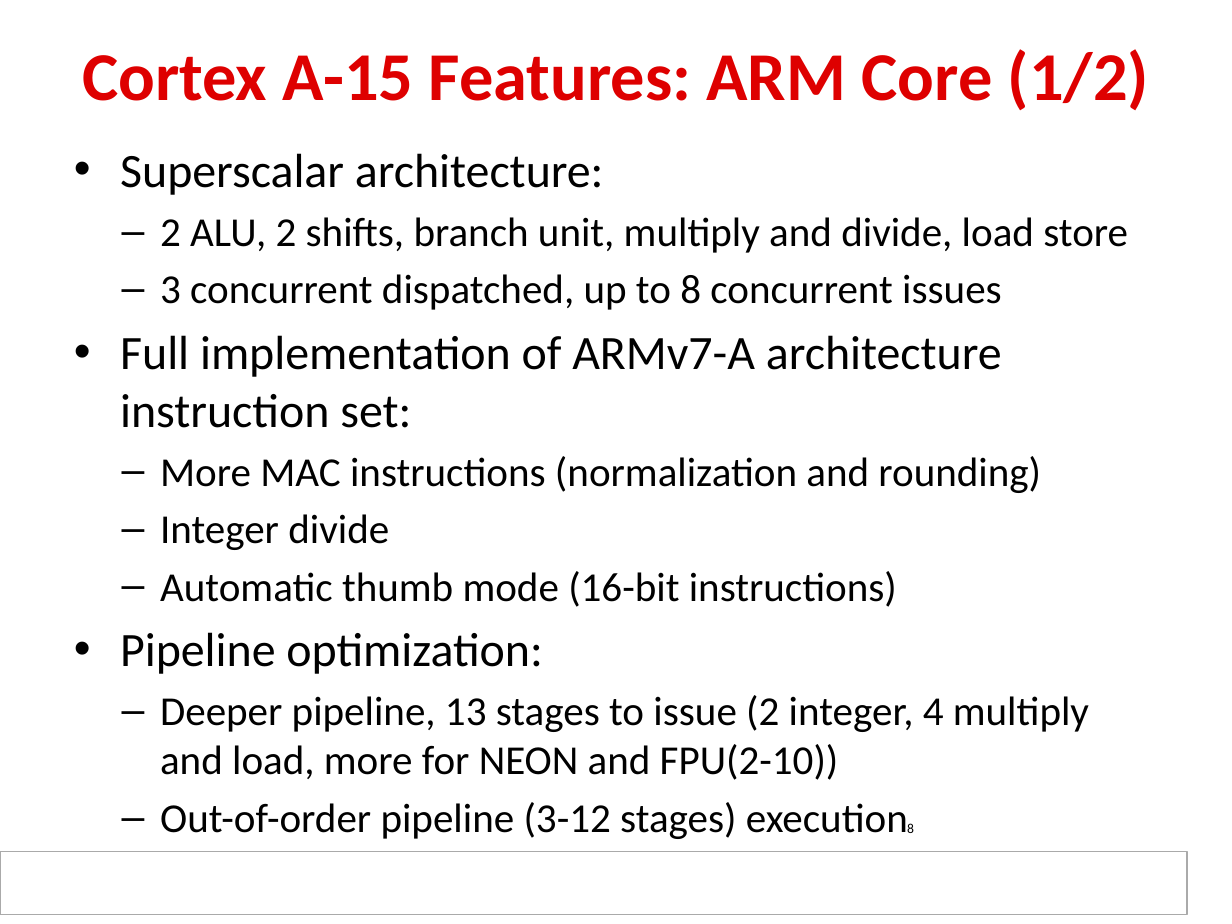
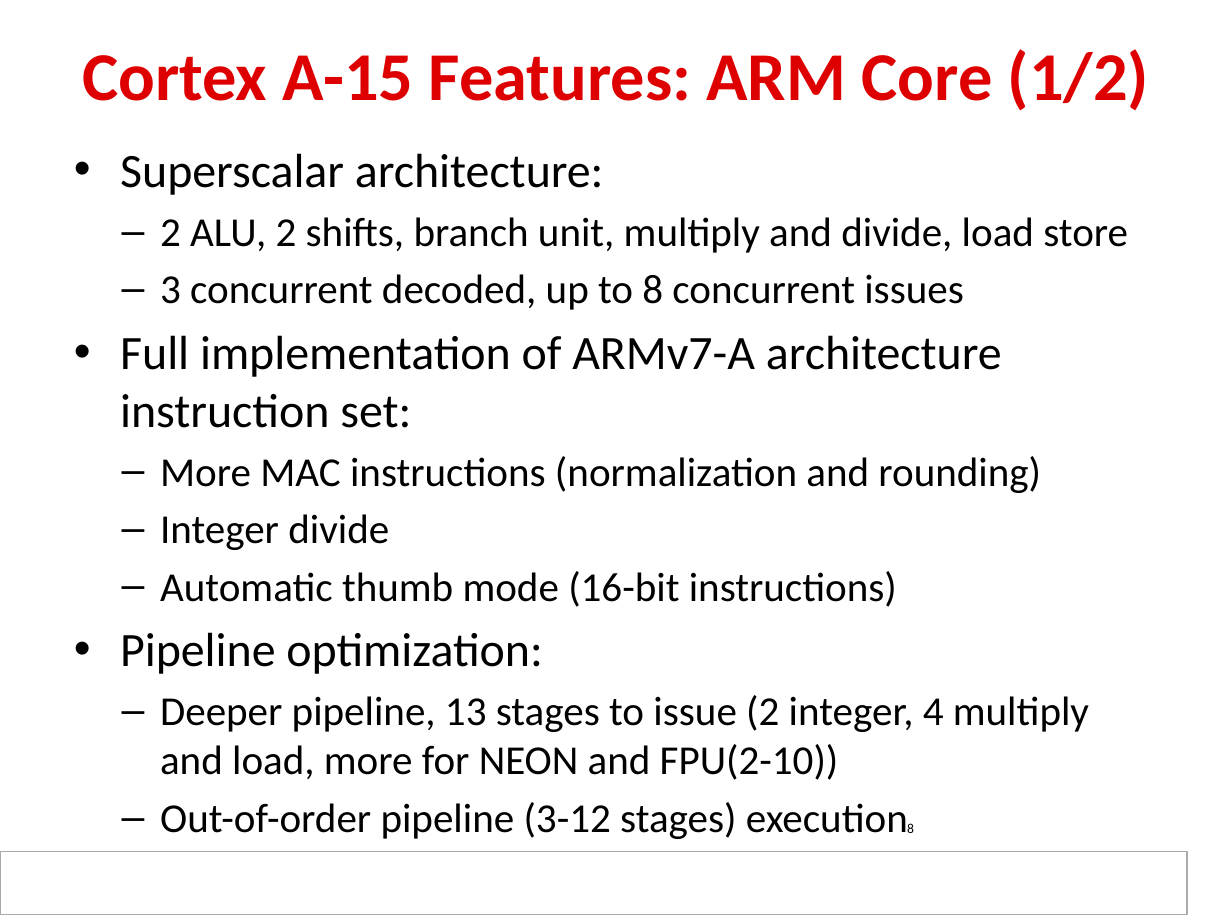
Before and after one commit to hari1989/keystone-workshop, a slide deck: slide 8 of slides/KeyStone ARM A15 CorePac.pptx. Drawn at 1232x924 pixels with LibreOffice and Linux fonts; fonts in the diff are those of the drawing; background and template pictures are left out. Boxes give left, top, right and bottom in pixels: in the first picture for what was removed or moved away, otherwise in the second. Text is boxed around its words. In the diff, an @@ line names an element or a change of style, - is before the commit and + after.

Commit message:
Integrating with Loc version for Kymeta

```diff
--- a/slides/KeyStone ARM A15 CorePac.pptx
+++ b/slides/KeyStone ARM A15 CorePac.pptx
@@ text at bbox=[160, 274, 964, 310]: text changed @@
-  – 3 concurrent dispatched, up to 8 concurrent issues
+  – 3 concurrent decoded, up to 8 concurrent issues
```
